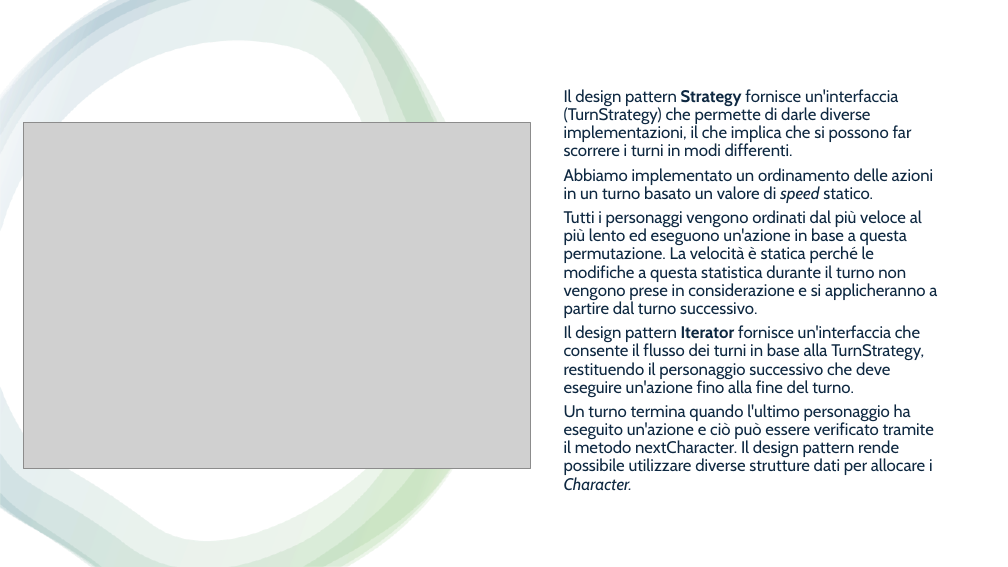
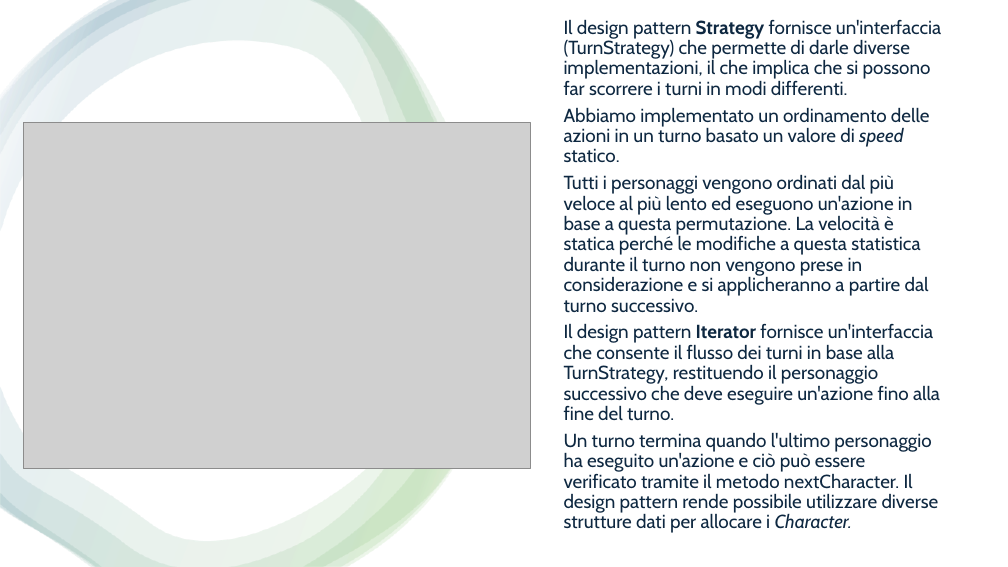
Before and after one commit to samMM-cs/iss-team2, a slide deck: slide 17 of Revisione1 .pptx. Drawn at 1008x567 pixels with LibreOffice and Linux fonts; fonts in the diff are those of the drawing; grey boxes stand for pictures. Boxes give left, top, right and bottom in pixels: in the first picture for what was removed or moved away, otherwise in the second. Text is boxed around its words. In the diff, an @@ line names an element or a change of style, - is before the commit and + after.

```diff
--- a/Revisione1 .pptx
+++ b/Revisione1 .pptx
@@ text "Il design pattern Strategy fornisce ...": place and size @@
-text "Il design pattern Strategy fornisce ..." at box(564, 89, 937, 491)
+text "Il design pattern Strategy fornisce ..." at box(564, 19, 941, 533)
@@ text "Il design pattern Strategy fornisce ..." at box(564, 19, 941, 533): size 16 to 18 pt @@
```
Also in this commit, not shown: 1 other slide changed, 2 other files.
